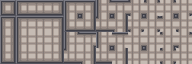
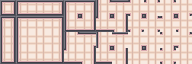
Comparing the layer stacks of the two 192px x 64px images. Changes:
removed group "Off" (2 layers) over [2, 0, 192, 64]
removed layer "Layer 2" from group "Off" over [2, 0, 192, 64]
removed layer "Outline 3 copy" (1st of 2, in "Off") from group "Off" over [2, 0, 192, 64]
removed layer "Outline 2" from group "On" over [2, 0, 192, 64]
painted on "Outline 1" over [2, 0, 192, 64]
hid "Background" over [2, 0, 192, 64]
